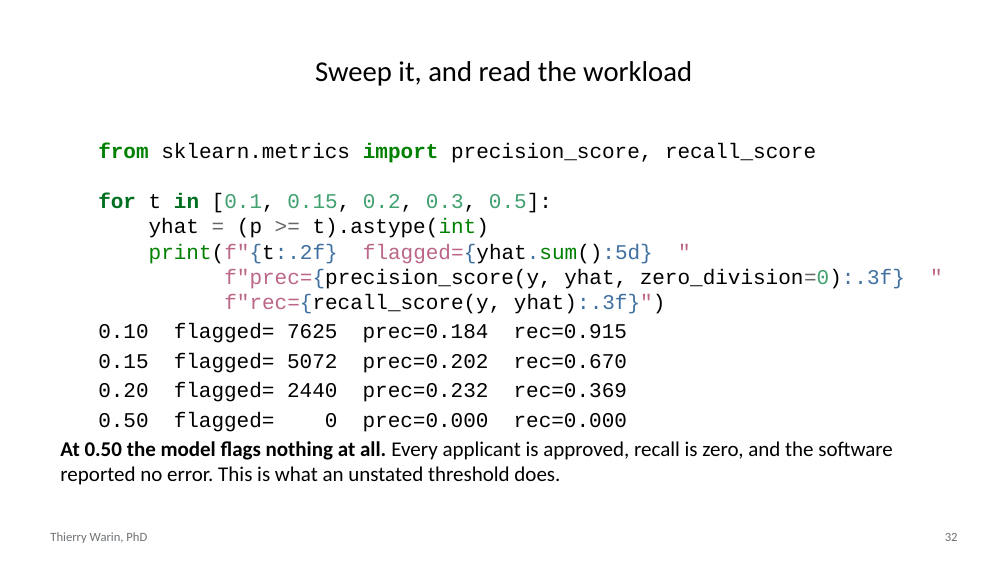
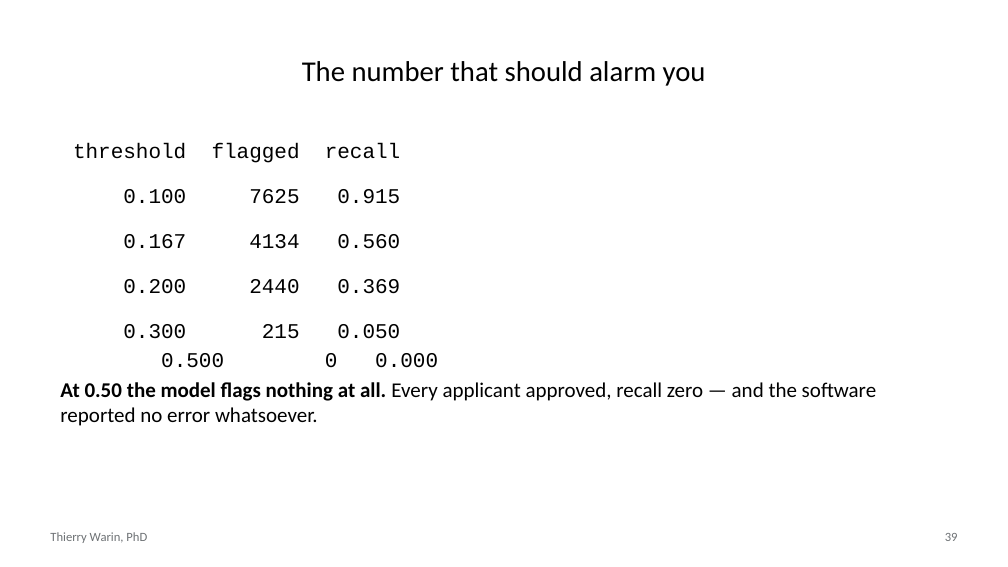
Before and after one commit to warint/quantitative-methods, a slide deck: slide 39 of 06-classification-logistic-and-penalised/slides.pptx (slide 32 before the commit). Drawn at 1008x567 pixels with LibreOffice and Linux fonts; fonts in the diff are those of the drawing. Boxes give left, top, right and bottom in pixels: in the first picture for what was removed or moved away, otherwise in the second. Text is boxed around its words. In the diff, an @@ line names an element or a change of style, - is before the commit and + after.

```diff
--- a/06-classification-logistic-and-penalised/slides.pptx
+++ b/06-classification-logistic-and-penalised/slides.pptx
@@ title at box(302, 61, 706, 86): text changed @@
-Sweep it, and read the workload
+The number that should alarm you
@@ text at box(60, 143, 876, 426): text changed; font Courier New to Calibri @@
-from sklearn.metrics import precision_score, recall_score
-for t in [0.1, 0.15, 0.2, 0.3, 0.5]:
-yhat = (p >= t).astype(int)
-print(f"{t:.2f} flagged={yhat.sum():5d} "
-f"prec={precision_score(y, yhat, zero_division=0):.3f} "
-f"rec={recall_score(y, yhat):.3f}")
-0.10 flagged= 7625 prec=0.184 rec=0.915
-0.15 flagged= 5072 prec=0.202 rec=0.670
-0.20 flagged= 2440 prec=0.232 rec=0.369
-0.50 flagged= 0 prec=0.000 rec=0.000
-At 0.50 the model flags nothing at all. Every applicant is approved, recall is zero, and the software reported no error. This is what an unstated threshold does.
+threshold flagged recall
+0.100 7625 0.915
+0.167 4134 0.560
+0.200 2440 0.369
+0.300 215 0.050
+0.500 0 0.000
+At 0.50 the model flags nothing at all. Every applicant approved, recall zero — and the software reported no error whatsoever.
@@ page number at box(945, 533, 958, 541): text changed @@
-32
+39
```
Also in this commit, not shown: 20 other slides changed, 24 slides added, 20 slides removed, 3 other files.
